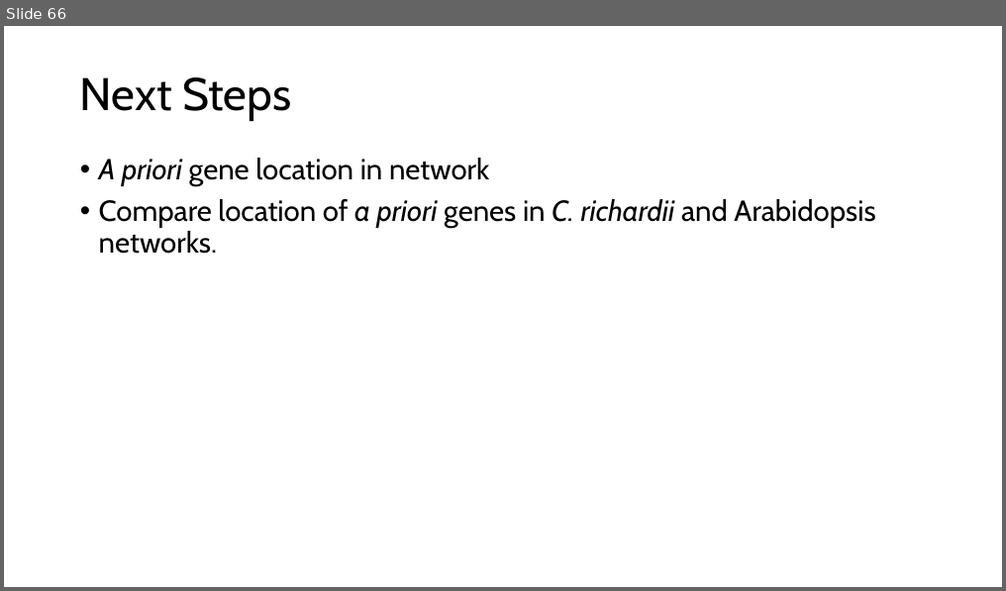
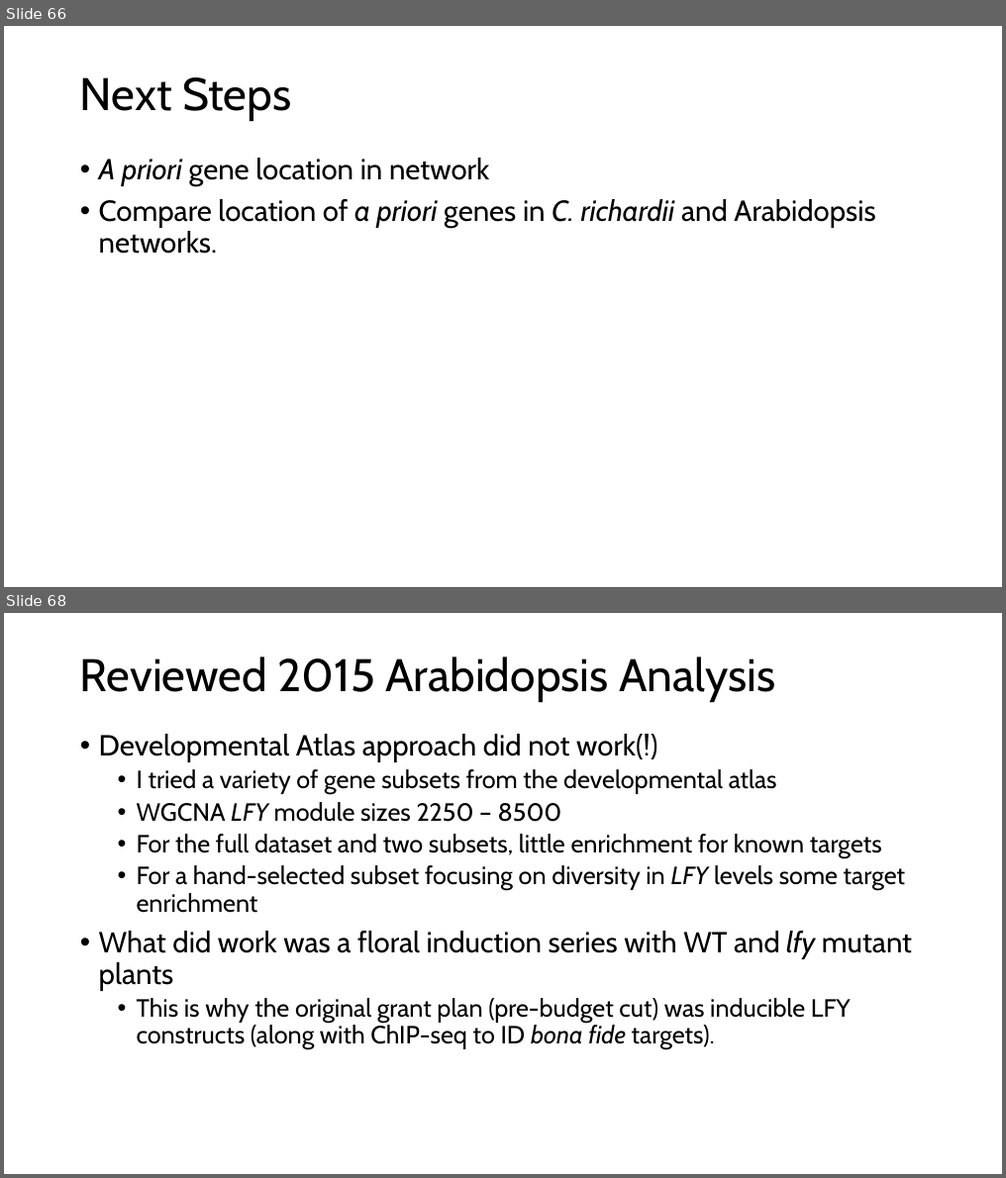
Before and after one commit to MaloofLab/McConnell-Ceratopteris-RNAseq, a slide deck: Presentation-2025-06-20.pptx. Shown one above the other, each under a label of ours: slide 66 before the commit, slides 66 and 68 after it; the slides between them are not shown. The pictures are 1006x591 and 1006x1178 pixels, drawn with LibreOffice and Linux fonts; fonts in the diff are those of the drawing. Boxes give left, top, right and bottom in pixels: in the first picture for what was removed or moved away, otherwise in the second. Text is boxed around its words. In the diff, an @@ line names an element or a change of style, - is before the commit and + after.

Commit message:
update presentation

```diff
--- a/Presentation-2025-06-20.pptx
+++ b/Presentation-2025-06-20.pptx
@@ slide 68 added at box(4, 613, 1002, 1174), background #FFFFFF @@
@@ title added at box(80, 657, 775, 702), 44 pt, text #000000 @@
+Reviewed 2015 Arabidopsis Analysis
@@ text added at box(99, 734, 912, 1051), 24 pt, text #000000 @@
+• Developmental Atlas approach did not work(!)
+  • I tried a variety of gene subsets from the developmental atlas
+  • WGCNA LFY module sizes 2250 – 8500
+  • For the full dataset and two subsets, little enrichment for known targets
+  • For a hand-selected subset focusing on diversity in LFY levels some target enrichment
+• What did work was a floral induction series with WT and lfy mutant plants
+  • This is why the original grant plan (pre-budget cut) was inducible LFY constructs (along with ChIP-seq to ID bona fide targets).
```
Also in this commit, not shown: 1 other slide added.
